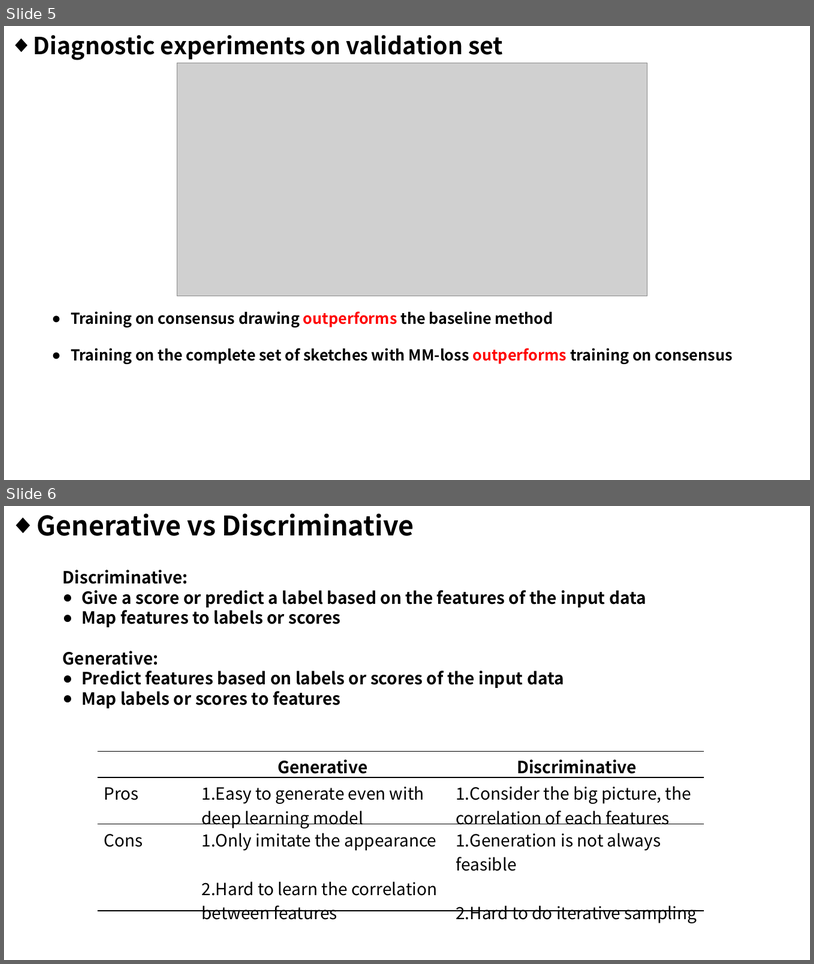
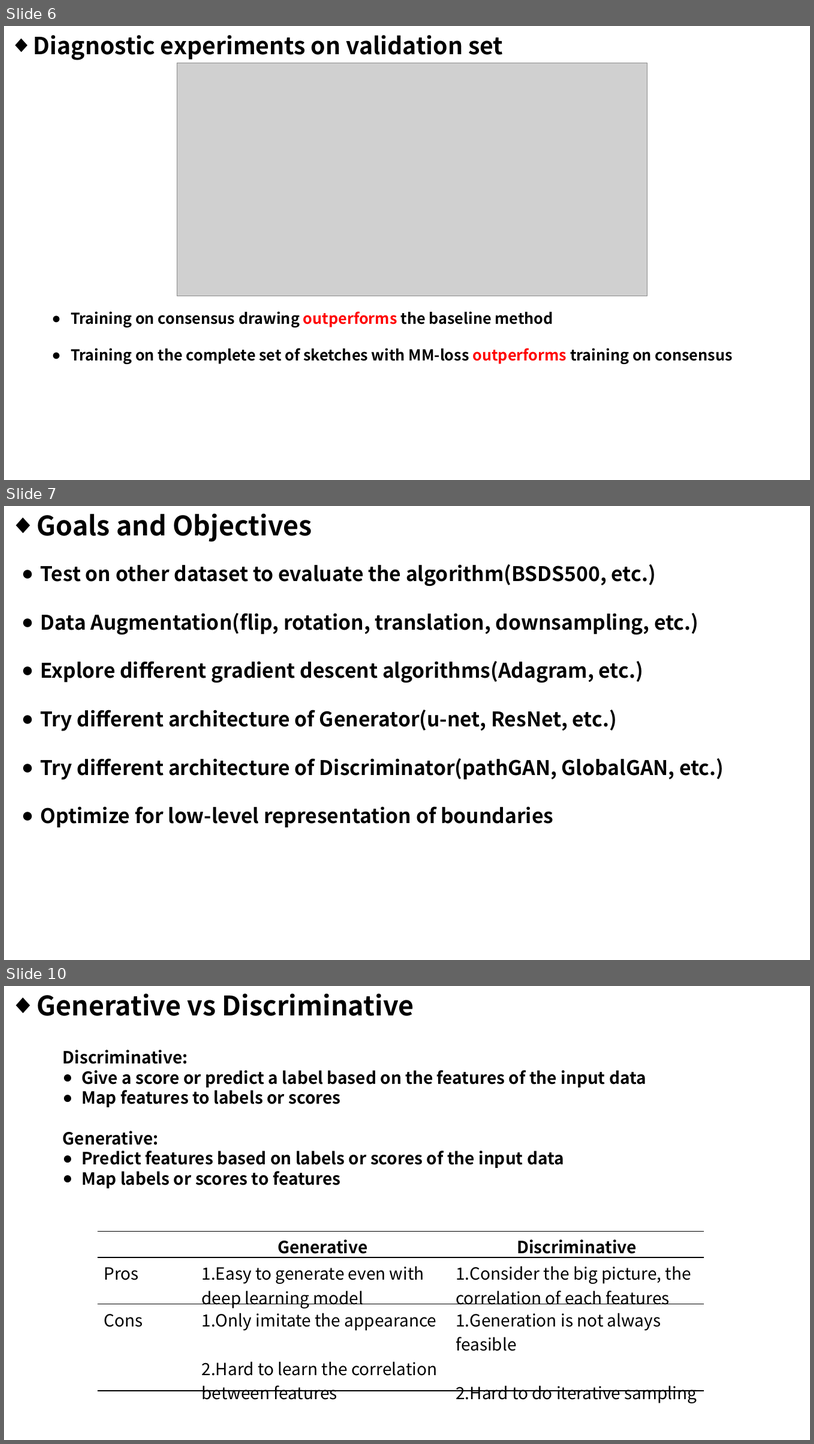
Before and after one commit to mtli/PhotoSketch, a slide deck: doc/Presentation1.pptx. Shown one above the other, each under a label of ours: slides 5 and 6 before the commit, slides 6, 7 and 10 after it; the slides between them are not shown. The pictures are 814x964 and 814x1444 pixels, drawn with LibreOffice and Linux fonts; fonts in the diff are those of the drawing; grey boxes stand for pictures. Boxes give left, top, right and bottom in pixels: in the first picture for what was removed or moved away, otherwise in the second. Text is boxed around its words. In the diff, an @@ line names an element or a change of style, - is before the commit and + after.

Commit message:
add page of architecture and task&objectives

```diff
--- a/doc/Presentation1.pptx
+++ b/doc/Presentation1.pptx
@@ slide 7 added at [4,506,810,960], background #FFFFFF @@
@@ text added at [37,513,312,542], 32 pt, text #000000, bold @@
+◆ Goals and Objectives
@@ text added at [41,564,724,828], 24 pt, text #000000, bold @@
+● Test on other dataset to evaluate the algorithm(BSDS500, etc.)
+● Data Augmentation(flip, rotation, translation, downsampling, etc.)
+● Explore different gradient descent algorithms(Adagram, etc.)
+● Try different architecture of Generator(u-net, ResNet, etc.)
+● Try different architecture of Discriminator(pathGAN, GlobalGAN, etc.)
+● Optimize for low-level representation of boundaries
@@ what was slide 5 is now slide 6 @@
@@ what was slide 6 is now slide 10 @@
```
Also in this commit, not shown: 3 other slides added.
